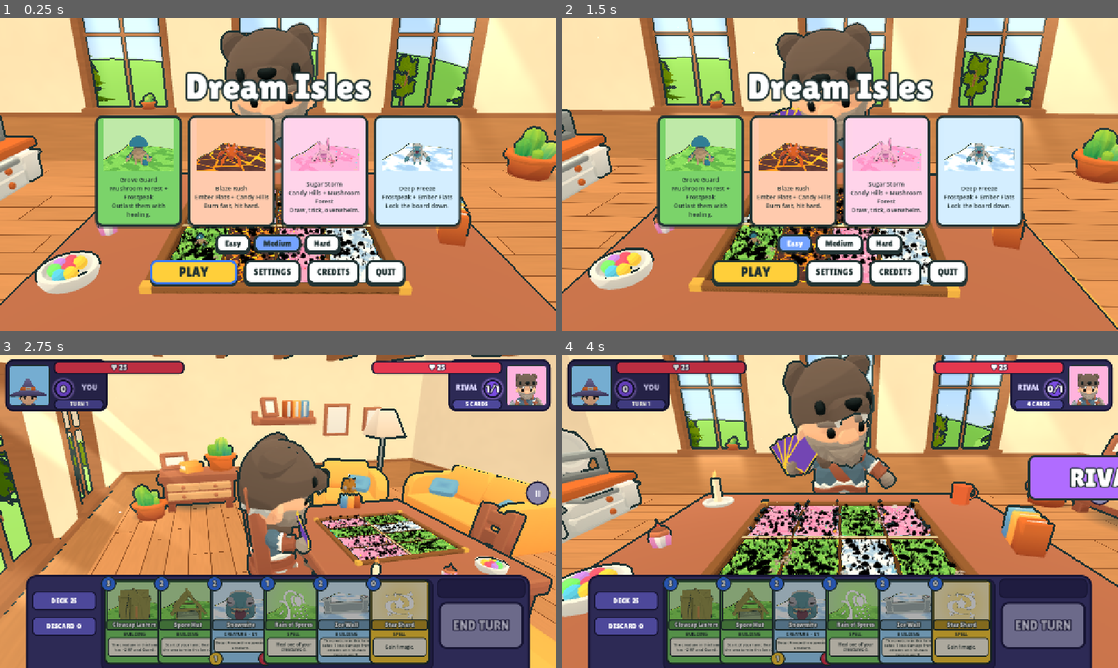
Above: before the commit, frames 1-4 (two rows, left to right).
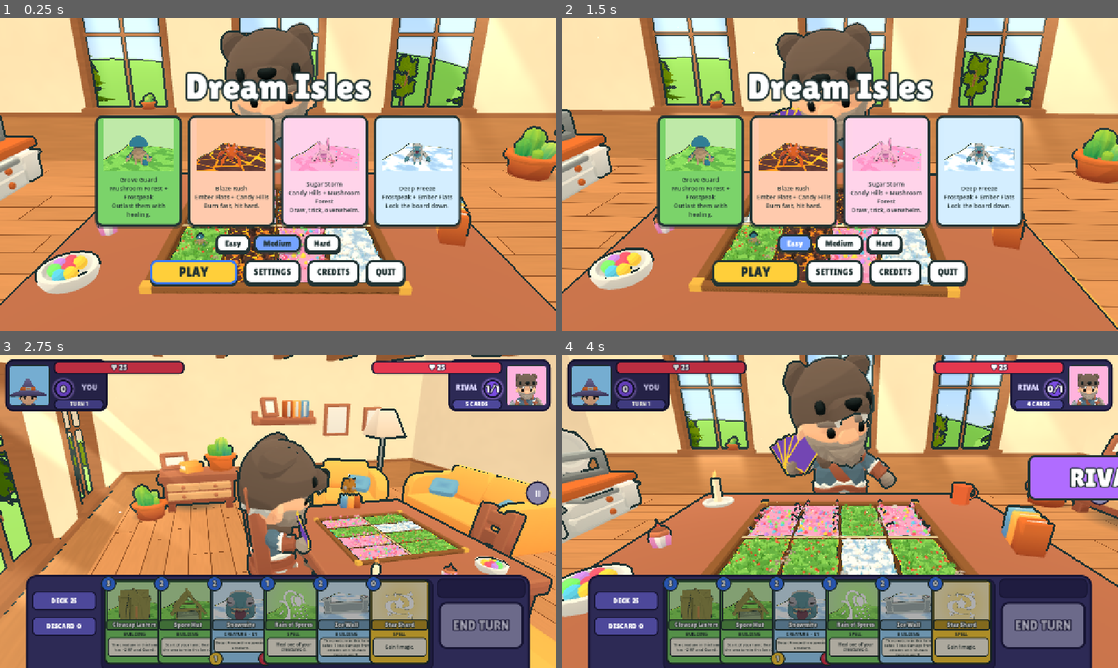
Above: after the commit, the same moments.

Repository: muriarty1893/cardwards
Game: Godot game, scene res://menus/main_menu.tscn
Two runs of this game, one before a commit and one after it. Both use one fixed random seed, a clock stepped at 60 frames per second and the inputs below.
Inputs (mouse positions are in pixels of both pictures, inside the frame that each line leads up to):
- Up to frame 1 (0.25 s): no input
- Up to frame 2 (1.5 s): click "Easy" at 0.5 s; click "Easy" at 1.25 s
- Up to frame 3 (2.75 s): click "PLAY" at 2 s
- Up to frame 4 (4 s): tap Enter at 2.75 s; drag from (695, 621) to (895, 442) at 2.77 s; drag from (751, 621) to (812, 574) at 3.52 s

The runs differ from the first frame. In frame 1, 1.2% of the frame differs, in the area x 30-68%, y 55-80%; in frame 2, 1.3%; in frame 3, 1.2%; in frame 4, 3.8%, in the area x 28-72%, y 46-71%.

Commit message:
fix: ground cover renders on the web (white MultiMesh instance colours)
The Compatibility renderer multiplies vertex COLOR by the instance colour, which was zero.

Co-Authored-By: Claude Opus 5.5 <noreply@anthropic.com>
Claude-Session: https://claude.ai/code/session_01KWhDzHoaJZoxty1TDdYE3R

Diff:
--- a/view/board/lane_dressing.gd
+++ b/view/board/lane_dressing.gd
@@ -99,6 +99,8 @@
 	var mm := MultiMesh.new()
 	mm.transform_format = MultiMesh.TRANSFORM_3D
 	mm.use_custom_data = true
+	# The Compatibility renderer (web) multiplies vertex COLOR by the instance colour: keep it white.
+	mm.use_colors = true
 	mm.mesh = _mesh(kind[0])
 	mm.instance_count = n
 	var colors: Array = kind[6]
@@ -118,6 +120,7 @@
 		var c := Color(colors[rng.randi_range(0, colors.size() - 1)]).srgb_to_linear()
 		var shade: float = rng.randf_range(0.88, 1.08)
 		mm.set_instance_custom_data(i, Color(c.r * shade, c.g * shade, c.b * shade, float(kind[4])))
+		mm.set_instance_color(i, Color.WHITE)
 	var mmi := MultiMeshInstance3D.new()
 	mmi.name = String(kind[0]).capitalize()
 	mmi.multimesh = mm
